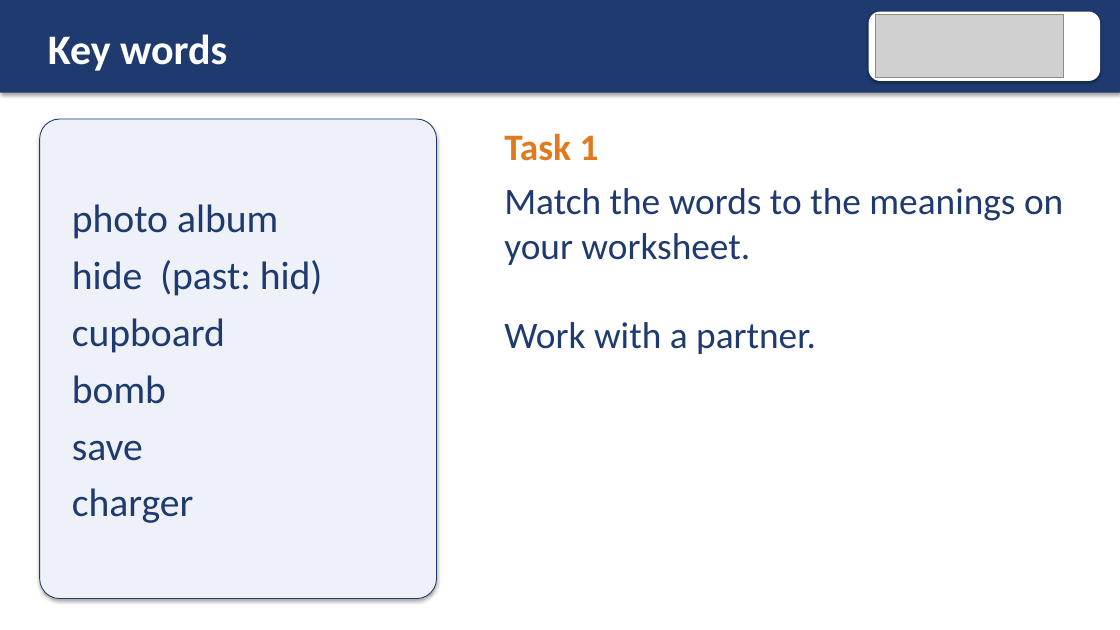
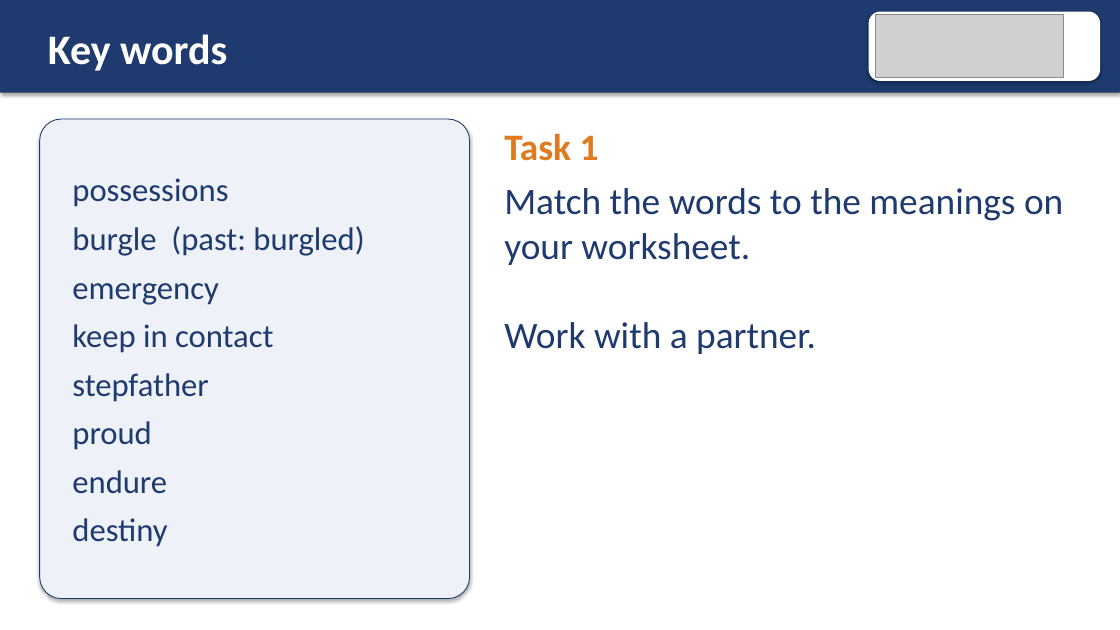
Before and after one commit to AtinWix/esol, a slide deck: slide 4 of child-migrant-stories/life-is-a-destiny/e2-e3-second-conditional-projector-slides.pptx. Drawn at 1120x630 pixels with LibreOffice and Linux fonts; fonts in the diff are those of the drawing; grey boxes stand for pictures. Boxes give left, top, right and bottom in pixels: in the first picture for what was removed or moved away, otherwise in the second. Text is boxed around its words. In the diff, an @@ line names an element or a change of style, - is before the commit and + after.

```diff
--- a/child-migrant-stories/life-is-a-destiny/e2-e3-second-conditional-projector-slides.pptx
+++ b/child-migrant-stories/life-is-a-destiny/e2-e3-second-conditional-projector-slides.pptx
@@ rounded rectangle "possessions": place and size @@
-rounded rectangle "possessions" at <box>39,119,436,599</box>
+rounded rectangle "possessions" at <box>39,119,470,599</box>
@@ text in rounded rectangle at <box>72,178,364,547</box>: text changed; size 34 to 28 pt @@
-photo album
-hide (past: hid)
-cupboard
-bomb
-save
-charger
+possessions
+burgle (past: burgled)
+emergency
+keep in contact
+stepfather
+proud
+endure
+destiny
```
Also in this commit, not shown: 6 other slides changed, 2 slides added, 23 other files.
